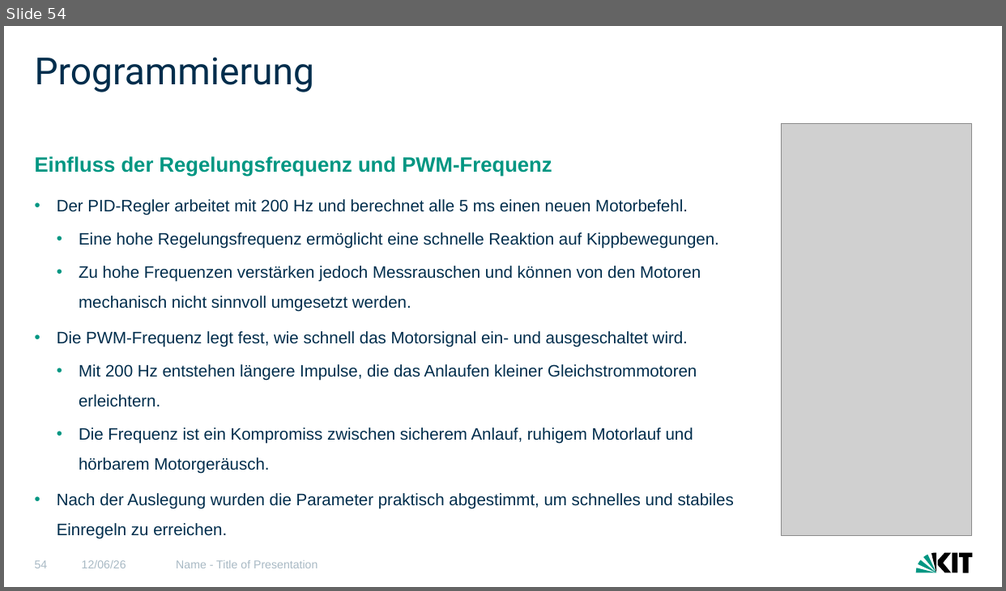
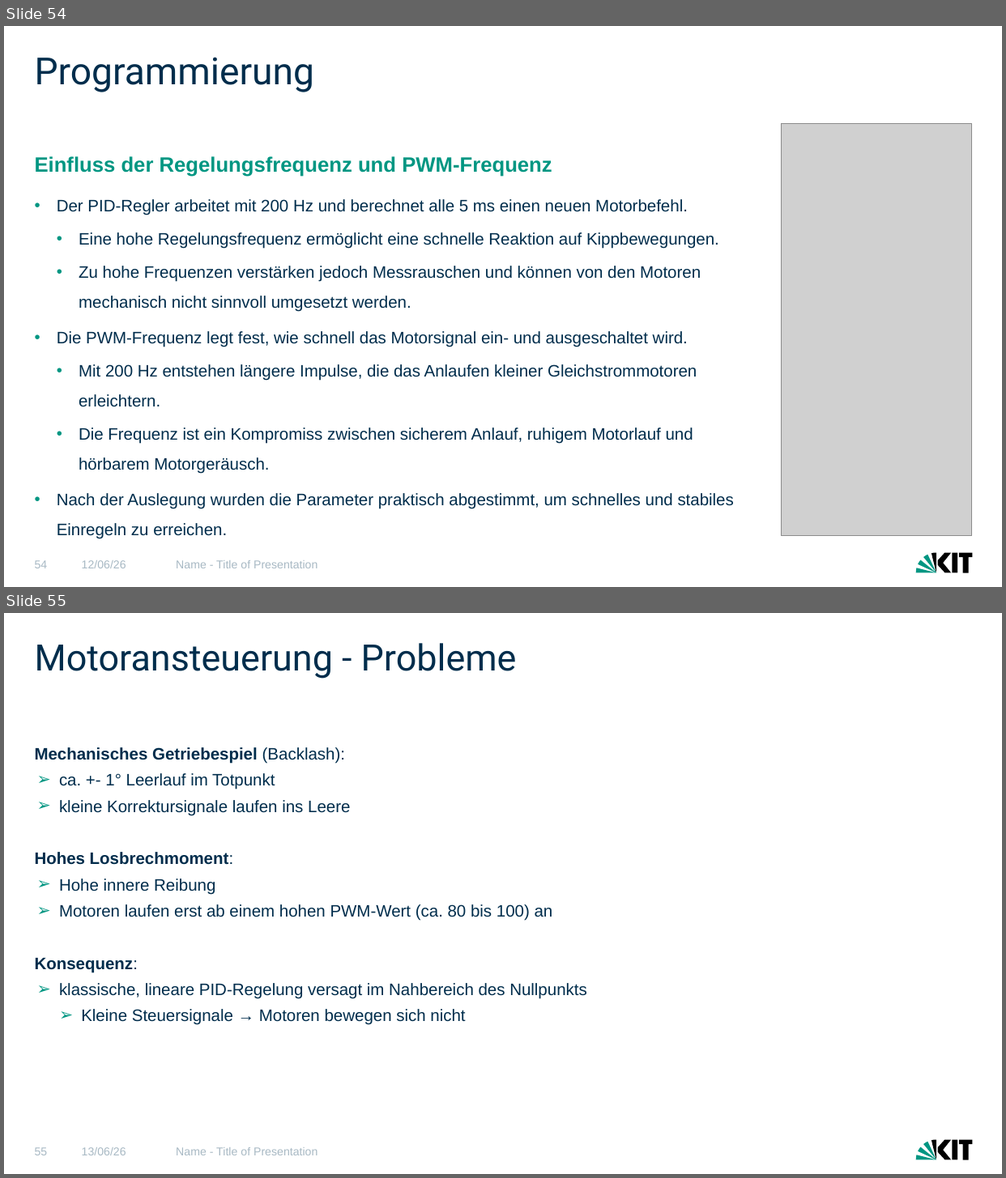
Before and after one commit to MCITBA/Lok_Prak_Rob, a slide deck: Finale_Präsentation_erw.pptx. Shown one above the other, each under a label of ours: slide 54 before the commit, slides 54 and 55 after it. The pictures are 1006x591 and 1006x1178 pixels, drawn with LibreOffice and Linux fonts; fonts in the diff are those of the drawing; grey boxes stand for pictures. Boxes give left, top, right and bottom in pixels: in the first picture for what was removed or moved away, otherwise in the second. Text is boxed around its words. In the diff, an @@ line names an element or a change of style, - is before the commit and + after.

```diff
--- a/Finale_Präsentation_erw.pptx
+++ b/Finale_Präsentation_erw.pptx
@@ slide 55 added at box(4, 613, 1002, 1174), background #FFFFFF; not listed: 2 template elements that a slide beside it also shows @@
@@ title added at box(35, 643, 517, 679), 35 pt, text #002D4C @@
+Motoransteuerung - Probleme
@@ text added at box(35, 747, 587, 1025), 16 pt, text #002D4C @@
+Mechanisches Getriebespiel (Backlash):
+➢ ca. +- 1° Leerlauf im Totpunkt
+➢ kleine Korrektursignale laufen ins Leere
+Hohes Losbrechmoment:
+➢ Hohe innere Reibung
+➢ Motoren laufen erst ab einem hohen PWM-Wert (ca. 80 bis 100) an
+Konsequenz:
+➢ klassische, lineare PID-Regelung versagt im Nahbereich des Nullpunkts
+  ➢ Kleine Steuersignale → Motoren bewegen sich nicht
@@ page number added at box(35, 1148, 48, 1156), 11 pt, text #A8B9C4 @@
+55
@@ text added at box(82, 1148, 126, 1156), 11 pt, text #A8B9C4 @@
+13/06/26
@@ text added at box(176, 1148, 317, 1156), 11 pt, text #A8B9C4 @@
+Name - Title of Presentation
```
Also in this commit, not shown: 3 slides changed, 3 other slides added, 5 other files.
